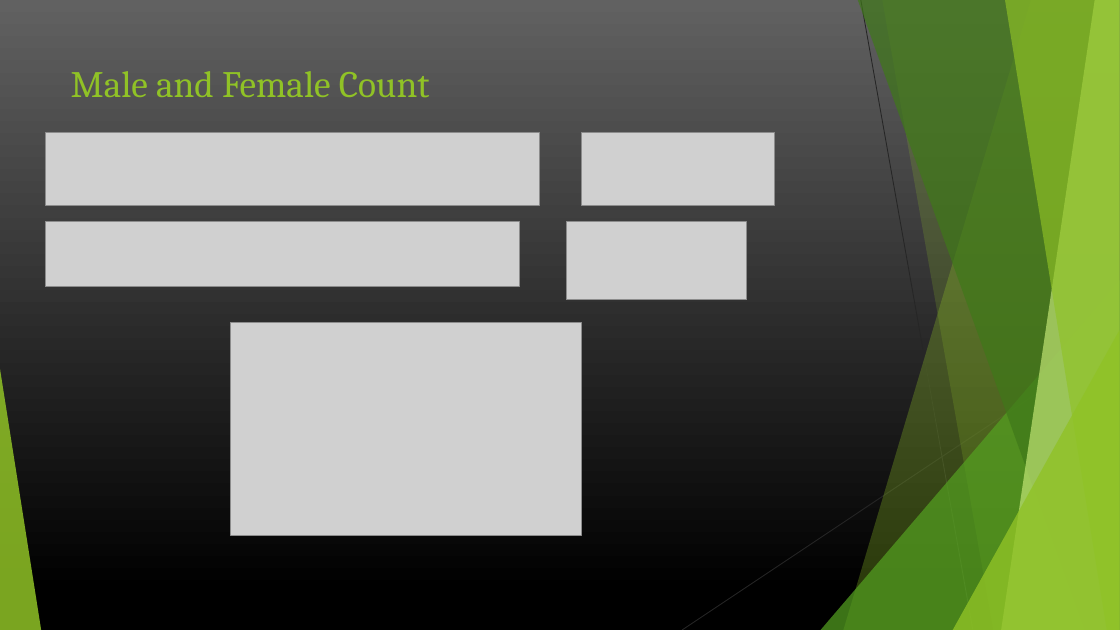
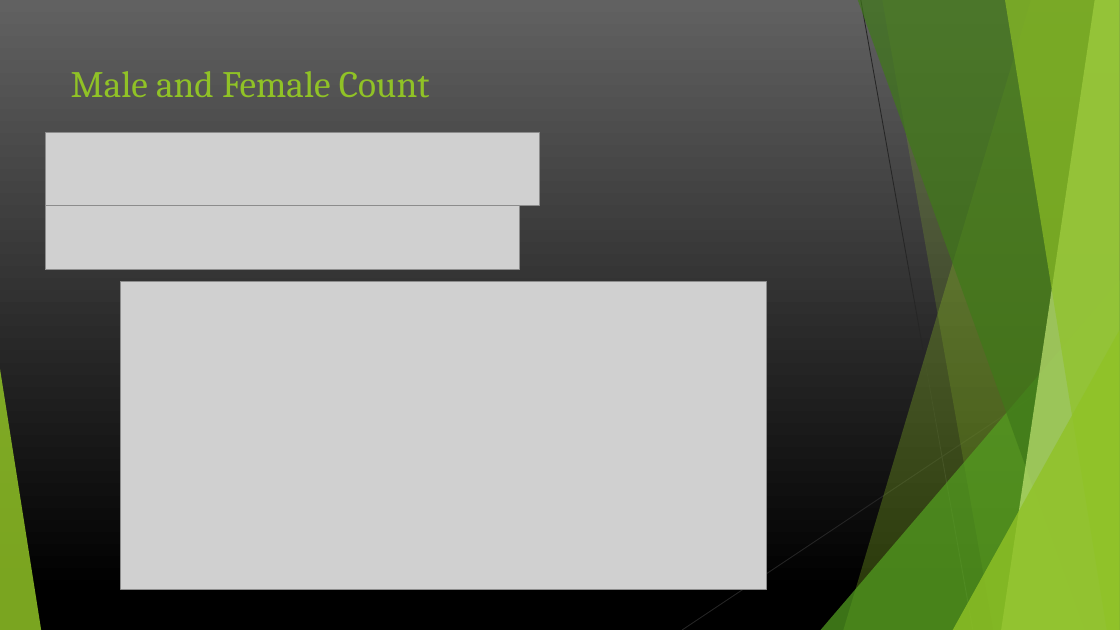
Before and after one commit to Ramya123321/Data-Spark-Illuminating-Insights-for-Global-Electronics, a slide deck: slide 8 of Data Spark PPT.pptx. Drawn at 1120x630 pixels with LibreOffice and Linux fonts; fonts in the diff are those of the drawing; grey boxes stand for pictures. Boxes give left, top, right and bottom in pixels: in the first picture for what was removed or moved away, otherwise in the second. Text is boxed around its words. In the diff, an @@ line names an element or a change of style, - is before the commit and + after.

```diff
--- a/Data Spark PPT.pptx
+++ b/Data Spark PPT.pptx
@@ picture removed at (x1=581, y1=133, x2=775, y2=205) @@
@@ picture moved from (x1=45, y1=222, x2=520, y2=287) to (x1=45, y1=205, x2=520, y2=270) @@
@@ picture removed at (x1=566, y1=222, x2=747, y2=300) @@
@@ picture added at (x1=121, y1=282, x2=767, y2=590) @@
@@ picture removed at (x1=230, y1=323, x2=581, y2=535) @@
```
